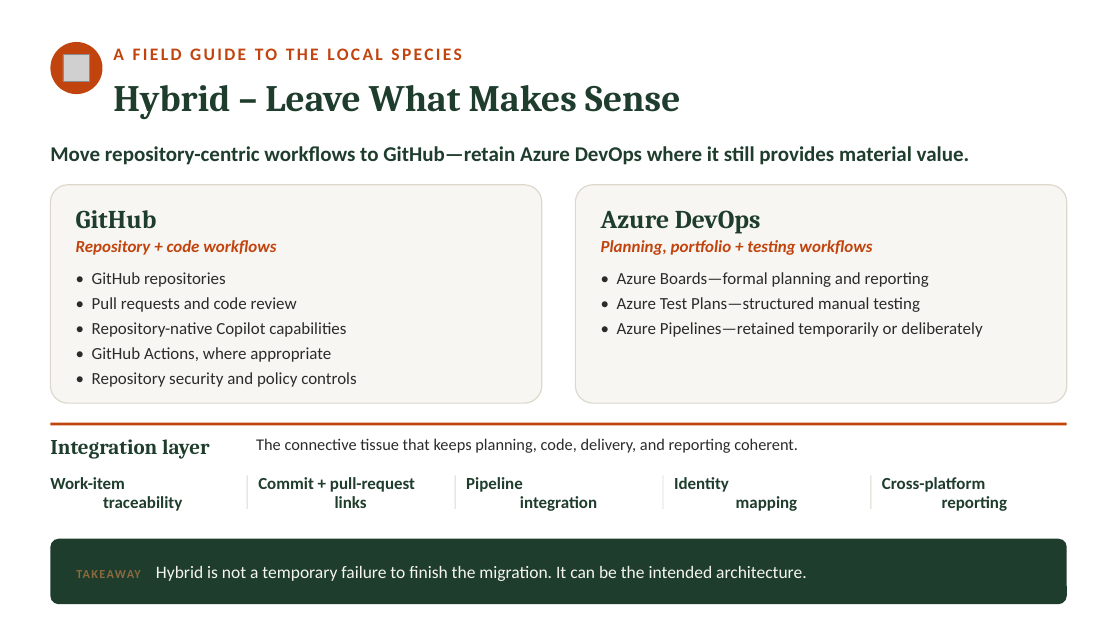
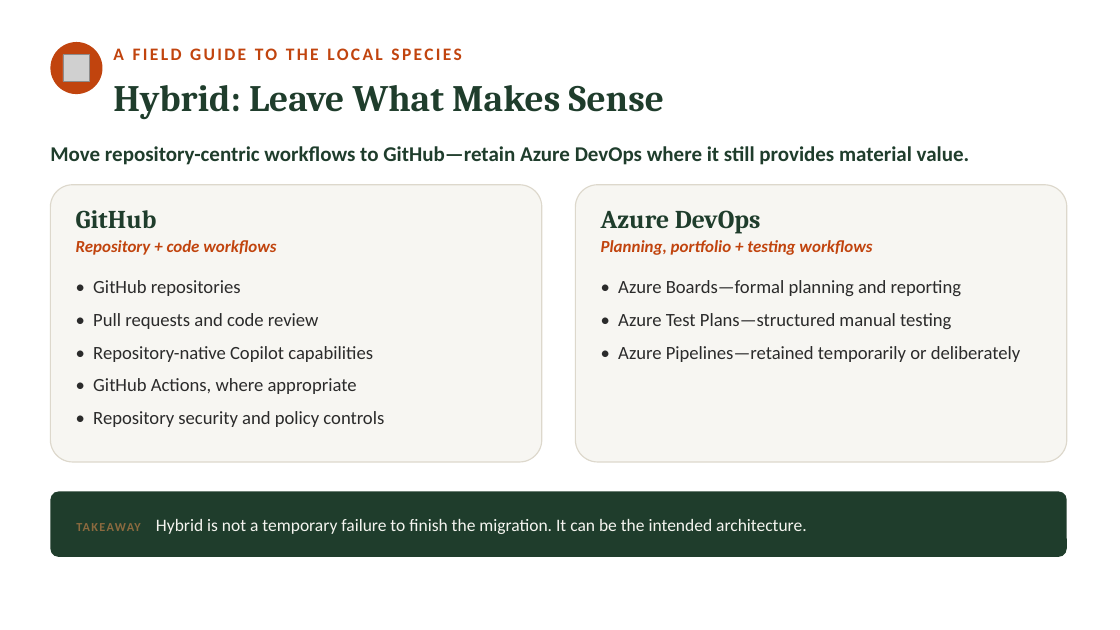
Before and after one commit to neumann1990/Azure_DevOps_To_GitHub, a slide deck: slide 15 of presentation/azure-devops-to-github-the-great-migration-FULL-DECK.pptx (slide 16 before the commit). Drawn at 1120x630 pixels with LibreOffice and Linux fonts; fonts in the diff are those of the drawing; grey boxes stand for pictures. Boxes give left, top, right and bottom in pixels: in the first picture for what was removed or moved away, otherwise in the second. Text is boxed around its words. In the diff, an @@ line names an element or a change of style, - is before the commit and + after.

```diff
--- a/presentation/azure-devops-to-github-the-great-migration-FULL-DECK.pptx
+++ b/presentation/azure-devops-to-github-the-great-migration-FULL-DECK.pptx
@@ text at <box>113,85,664,119</box>: text changed @@
-Hybrid – Leave What Makes Sense
+Hybrid: Leave What Makes Sense
@@ rounded rectangle: place and size @@
-rounded rectangle at <box>50,185,542,403</box>
+rounded rectangle at <box>50,185,542,462</box>
@@ rounded rectangle: place and size @@
-rounded rectangle at <box>576,185,1067,403</box>
+rounded rectangle at <box>576,185,1067,462</box>
@@ text "• GitHub repositories" at <box>93,280,384,427</box>: size 14.5 to 16 pt; line spacing 17.5pt to 21pt; more space between paragraphs @@
@@ text "• Azure Boards—formal planning and ..." at <box>618,280,1020,362</box>: size 14.5 to 16 pt; line spacing 17.5pt to 21pt; more space between paragraphs @@
@@ rectangle removed at <box>50,423,1067,426</box> @@
@@ text removed at <box>50,439,210,459</box> @@
-Integration layer
@@ text removed at <box>256,438,798,453</box> @@
-The connective tissue that keeps planning, code, delivery, and reporting coherent.
@@ text removed at <box>50,477,182,511</box> @@
-Work-item
-traceability
@@ rectangle removed at <box>247,476,248,509</box> @@
@@ text removed at <box>258,477,415,508</box> @@
-Commit + pull-request
-links
@@ rectangle removed at <box>455,476,455,509</box> @@
@@ text removed at <box>466,477,597,511</box> @@
-Pipeline
-integration
@@ rectangle removed at <box>663,476,664,509</box> @@
@@ text removed at <box>674,477,798,511</box> @@
-Identity
-mapping
@@ rectangle removed at <box>870,476,871,509</box> @@
@@ text removed at <box>882,477,1008,511</box> @@
-Cross-platform
-reporting
@@ rounded rectangle "TAKEAWAY Hybrid is not a ...": place and size @@
-rounded rectangle "TAKEAWAY Hybrid is not a ..." at <box>50,539,1067,604</box>
+rounded rectangle "TAKEAWAY Hybrid is not a ..." at <box>50,492,1067,557</box>
```
Also in this commit, not shown: 19 other slides changed, 5 slides removed.
